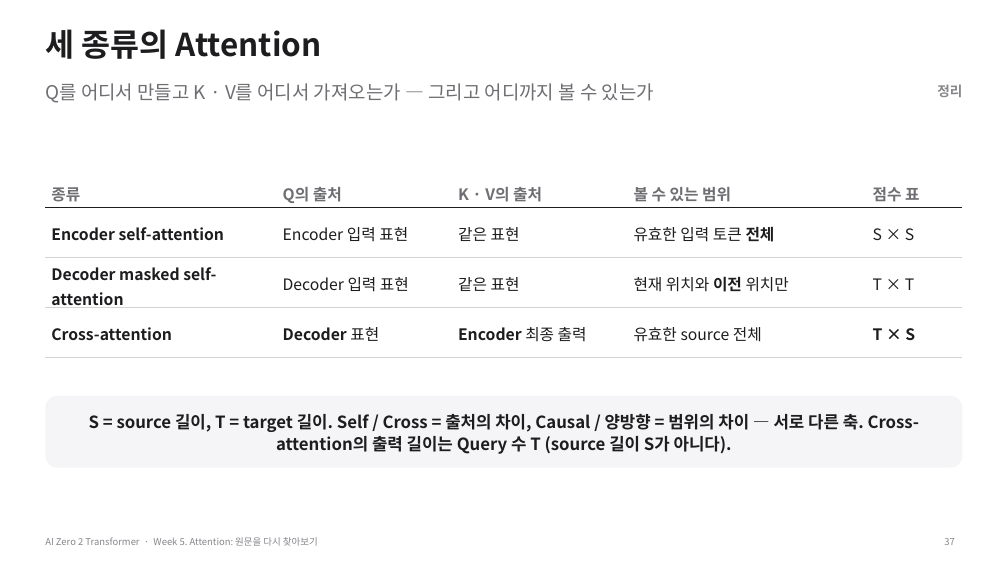
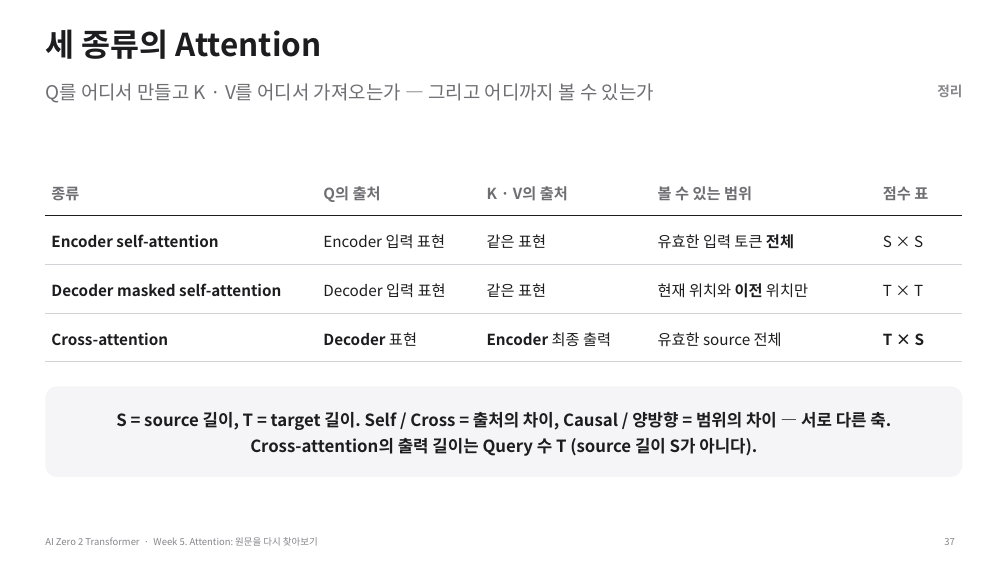
Before and after one commit to myunhh/AI-Zero-2-Transformers, a slide deck: slide 37 of lectures/week05_attention.pptx. Drawn at 1008x567 pixels with LibreOffice and Linux fonts; fonts in the diff are those of the drawing. Boxes give left, top, right and bottom in pixels: in the first picture for what was removed or moved away, otherwise in the second. Text is boxed around its words. In the diff, an @@ line names an element or a change of style, - is before the commit and + after.

```diff
--- a/lectures/week05_attention.pptx
+++ b/lectures/week05_attention.pptx
@@ table at (x1=45, y1=167, x2=963, y2=361) @@
@@ size 15 to 14.5 pt @@
@@ table resized from (x1=45, y1=176, x2=963, y2=357) to (x1=45, y1=167, x2=963, y2=361) @@
@@ rounded rectangle "S = source 길이, T ..." resized from (x1=45, y1=395, x2=963, y2=467) to (x1=45, y1=386, x2=963, y2=477) @@
@@ rounded rectangle "S = source 길이, T ..." at (x1=45, y1=386, x2=963, y2=477): proportions changed @@
@@ text in rounded rectangle at (x1=116, y1=412, x2=891, y2=456): text changed @@
-S = source 길이, T = target 길이. Self / Cross = 출처의 차이, Causal / 양방향 = 범위의 차이 — 서로 다른 축. Cross-attention의 출력 길이는 Query 수 T (source 길이 S가 아니다).
+S = source 길이, T = target 길이. Self / Cross = 출처의 차이, Causal / 양방향 = 범위의 차이 — 서로 다른 축.
+Cross-attention의 출력 길이는 Query 수 T (source 길이 S가 아니다).
```
Also in this commit, not shown: 10 other slides changed, 10 other files.
